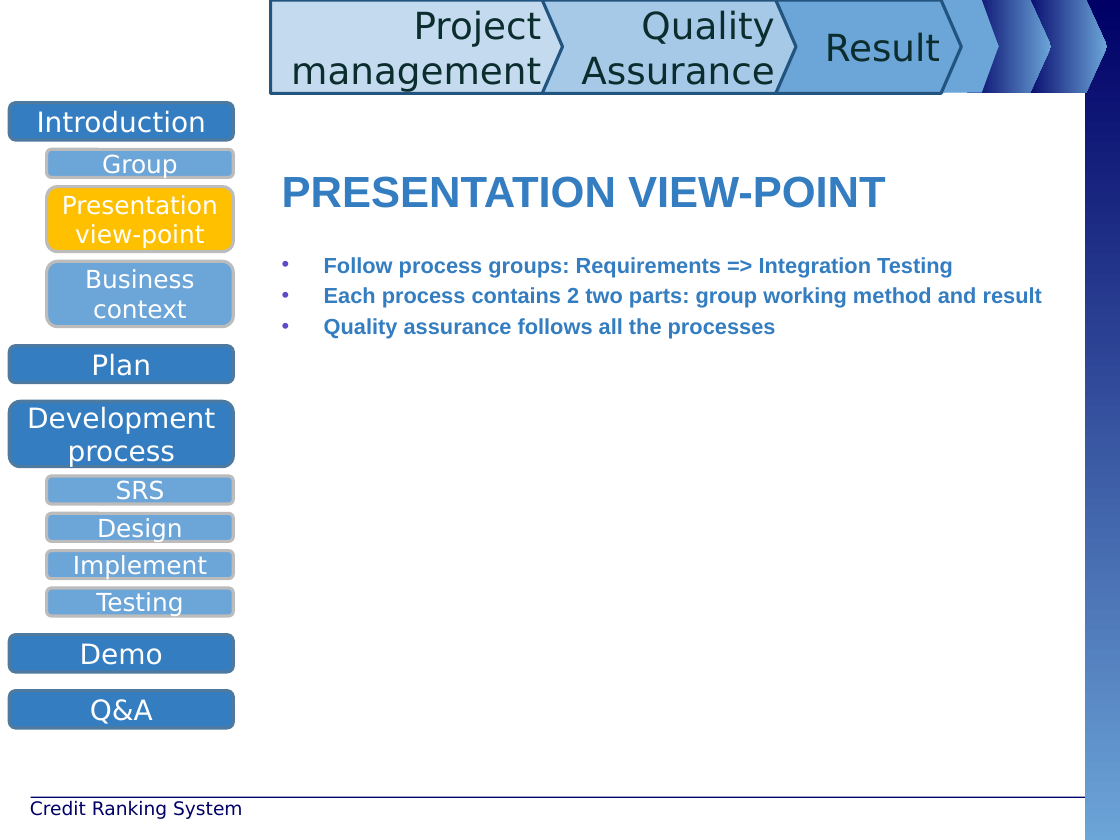
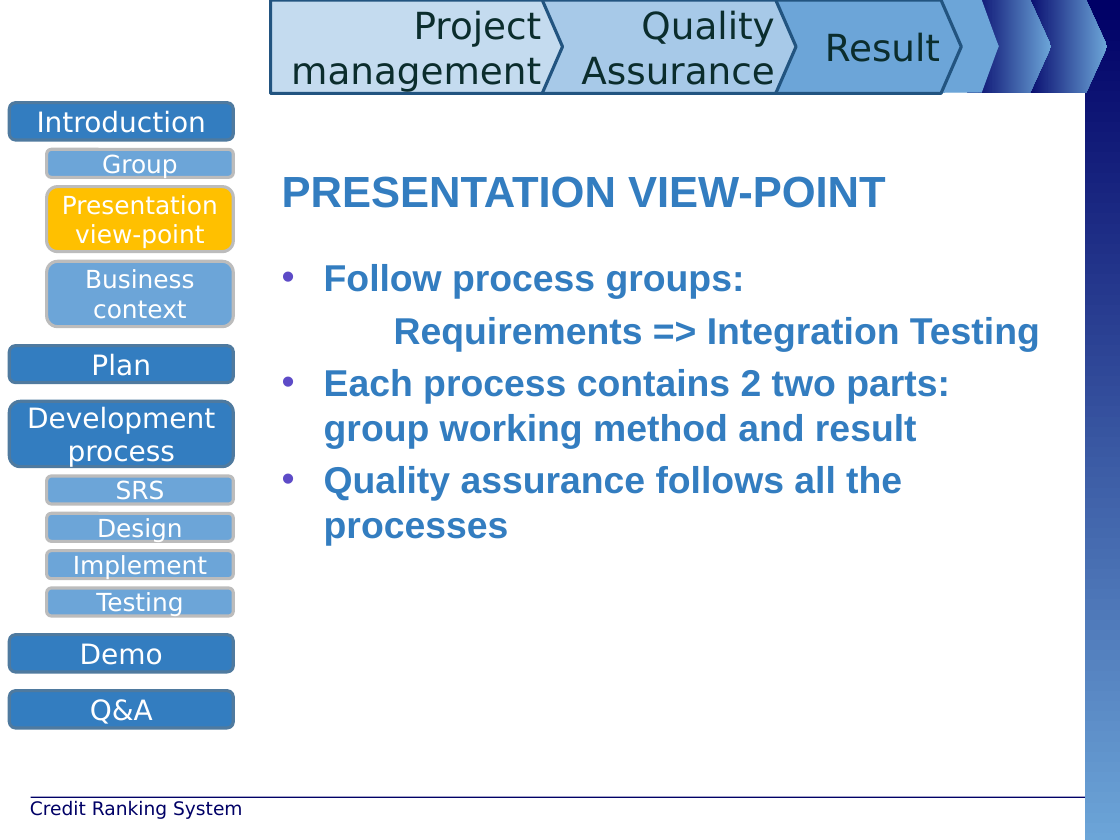
Before and after one commit to maily89/fbdm, a slide deck: slide 4 of Deliverables/FBD - slide.pptx. Drawn at 1120x840 pixels with LibreOffice and Linux fonts; fonts in the diff are those of the drawing; background and template pictures are left out. Boxes give left, top, right and bottom in pixels: in the first picture for what was removed or moved away, otherwise in the second. Text is boxed around its words. In the diff, an @@ line names an element or a change of style, - is before the commit and + after.

```diff
--- a/Deliverables/FBD - slide.pptx
+++ b/Deliverables/FBD - slide.pptx
@@ text at (324,264,1040,351): text changed; size 14 to 24 pt @@
-• Follow process groups: Requirements => Integration Testing
+• Follow process groups:
+Requirements => Integration Testing
@@ text at (324,369,950,545): size 14 to 24 pt in "Each process contains 2 two parts: group ...", "Quality assurance follows all the processes"; more space between paragraphs @@
```
Also in this commit, not shown: 10 other slides changed, 1 slide removed.
